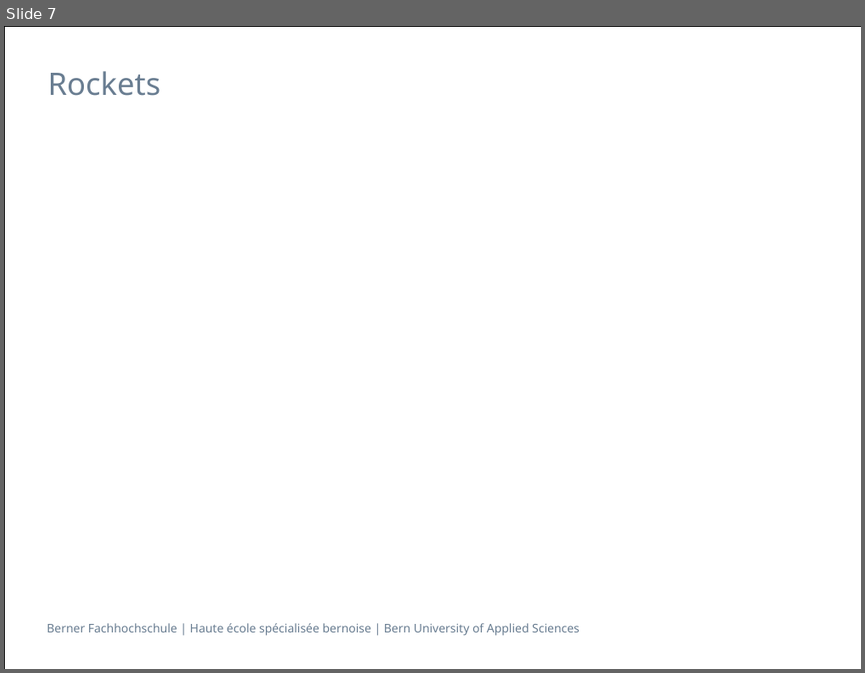
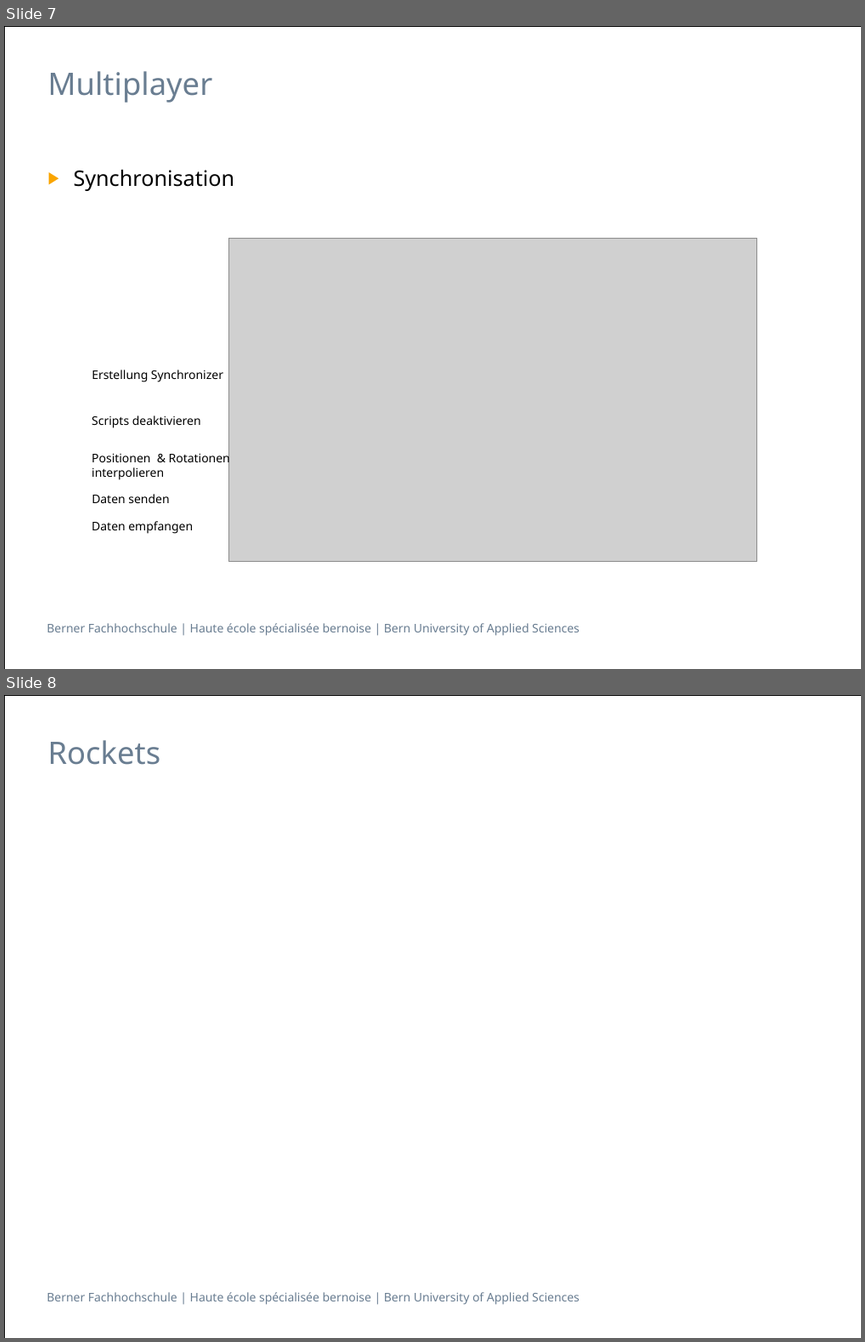
Before and after one commit to villj2/ch.bfh.bti7527aGameDevelopment, a slide deck: Docs/RocketShooter.pptx. Shown one above the other, each under a label of ours: slide 7 before the commit, slides 7 and 8 after it. The pictures are 865x673 and 865x1342 pixels, drawn with LibreOffice and Linux fonts; fonts in the diff are those of the drawing; grey boxes stand for pictures. Boxes give left, top, right and bottom in pixels: in the first picture for what was removed or moved away, otherwise in the second. Text is boxed around its words. In the diff, an @@ line names an element or a change of style, - is before the commit and + after.

```diff
--- a/Docs/RocketShooter.pptx
+++ b/Docs/RocketShooter.pptx
@@ slide 7 added at (4,26,861,669), background #FFFFFF; not listed: 2 template elements that a slide beside it also shows @@
@@ title added at (48,71,213,102), 26 pt, text #697D91 @@
+Multiplayer
@@ text added at (74,170,235,191), 18 pt, text #000000 @@
+▶ Synchronisation
@@ picture added at (229,238,757,561) @@
@@ text added at (92,369,223,382), 10 pt, text #000000 @@
+Erstellung Synchronizer
@@ text added at (92,415,201,428), 10 pt, text #000000 @@
+Scripts deaktivieren
@@ text added at (92,451,230,480), 10 pt, text #000000 @@
+Positionen & Rotationen
+interpolieren
@@ text added at (92,494,169,503), 10 pt, text #000000 @@
+Daten senden
@@ text added at (92,521,193,533), 10 pt, text #000000 @@
+Daten empfangen
@@ what was slide 7 is now slide 8 @@
```
Also in this commit, not shown: 1 slide changed, 1 other slide added, 1 slide removed.
